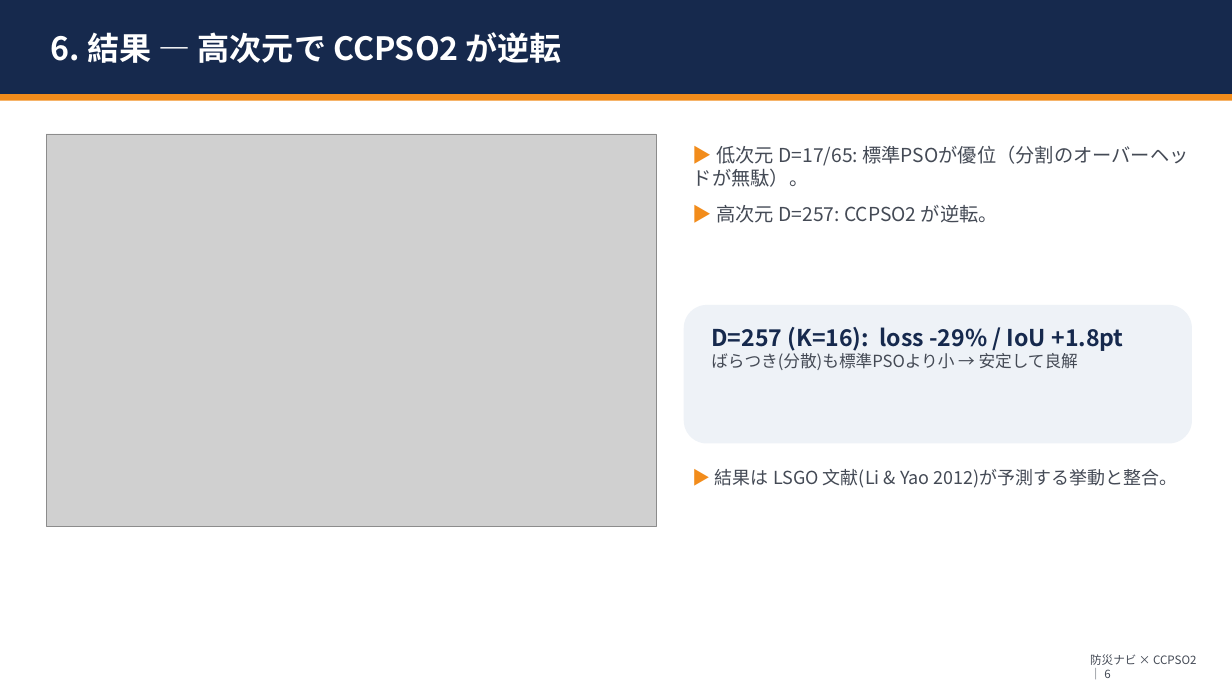
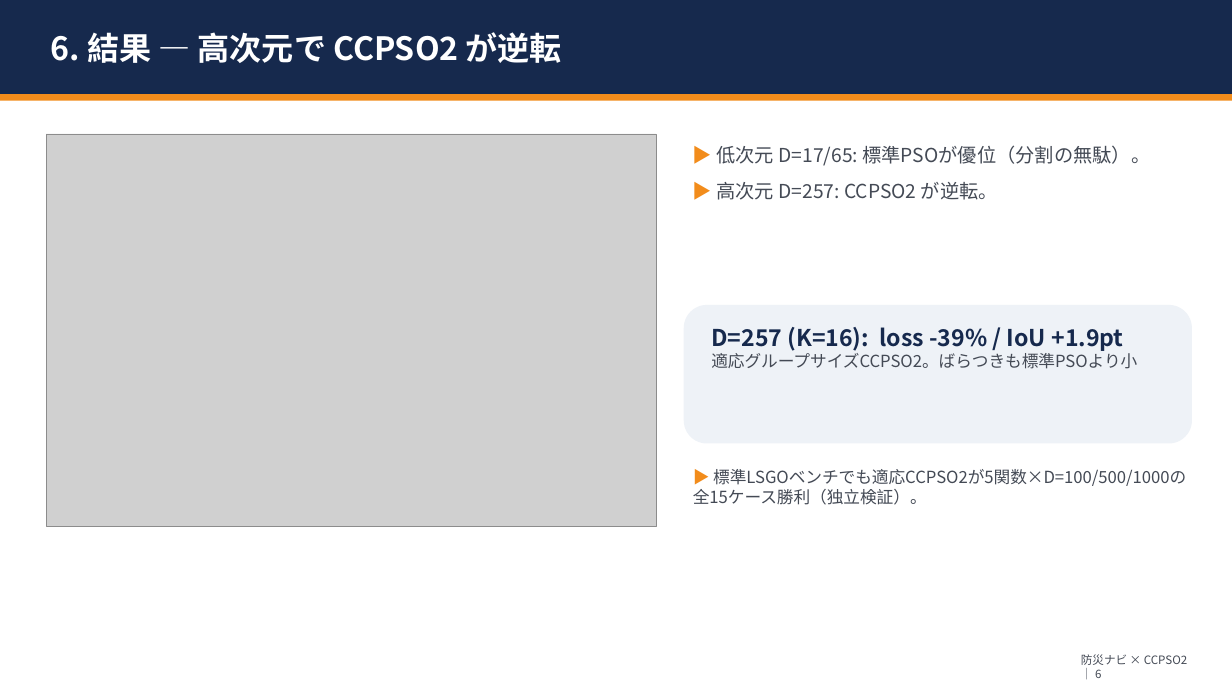
Before and after one commit to ntaku256/flood_pso, a slide deck: slide 7 of docs/特別研究_進捗整理_202606.pptx. Drawn at 1232x693 pixels with LibreOffice and Linux fonts; fonts in the diff are those of the drawing; grey boxes stand for pictures. Boxes give left, top, right and bottom in pixels: in the first picture for what was removed or moved away, otherwise in the second. Text is boxed around its words. In the diff, an @@ line names an element or a change of style, - is before the commit and + after.

```diff
--- a/docs/特別研究_進捗整理_202606.pptx
+++ b/docs/特別研究_進捗整理_202606.pptx
@@ text at [716, 145, 1150, 166]: text changed @@
-▶ 低次元 D=17/65: 標準PSOが優位（分割のオーバーヘッドが無駄）。
+▶ 低次元 D=17/65: 標準PSOが優位（分割の無駄）。
@@ text at [711, 327, 1137, 369]: text changed @@
-D=257 (K=16): loss -29% / IoU +1.8pt
-ばらつき(分散)も標準PSOより小 → 安定して良解
+D=257 (K=16): loss -39% / IoU +1.9pt
+適応グループサイズCCPSO2。ばらつきも標準PSOより小
@@ text at [693, 469, 1186, 505]: text changed; size 14 to 13 pt @@
-▶ 結果は LSGO 文献(Li & Yao 2012)が予測する挙動と整合。
+▶ 標準LSGOベンチでも適応CCPSO2が5関数×D=100/500/1000の全15ケース勝利（独立検証）。
@@ text "防災ナビ × CCPSO2 ｜ 6": place and size @@
-text "防災ナビ × CCPSO2 ｜ 6" at [1090, 654, 1196, 678]
+text "防災ナビ × CCPSO2 ｜ 6" at [1081, 654, 1187, 678]
```
Also in this commit, not shown: 10 other slides changed, 4 slides added, 3 slides removed, 48 other files.
